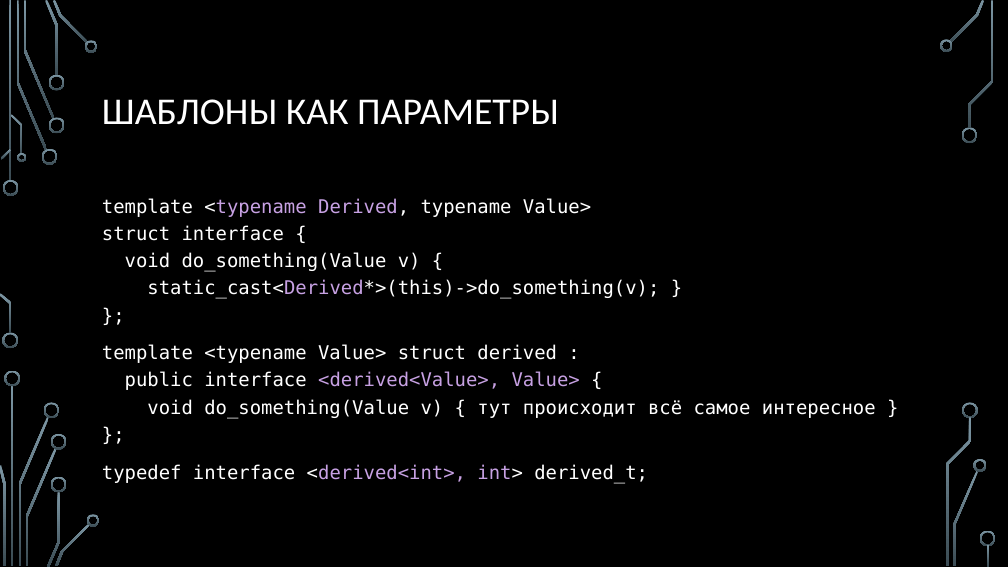
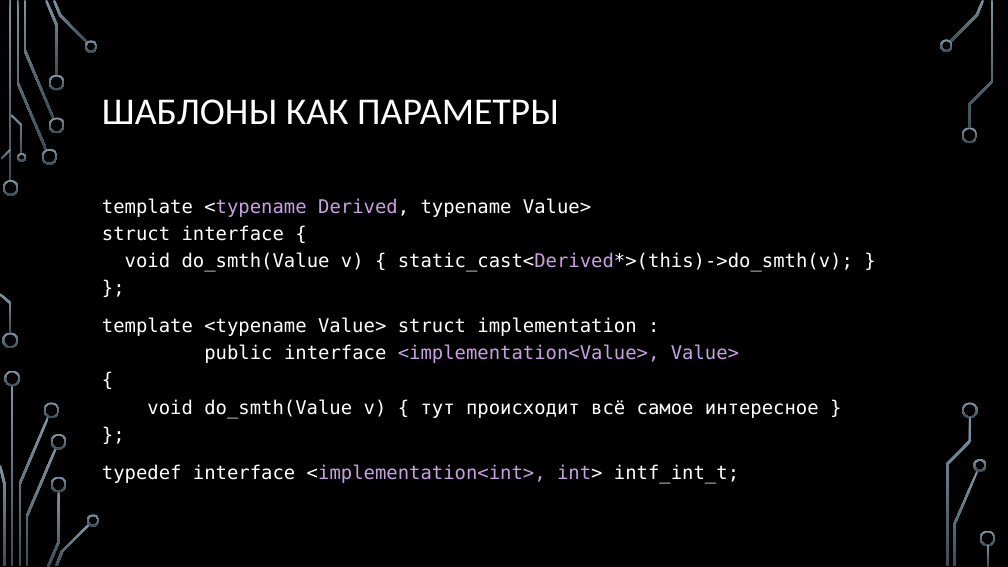
Before and after one commit to MIPT-ILab/cpp-lects-rus, a slide deck: slide 12 of slides/lec2-8-sfinae.pptx (slide 16 before the commit). Drawn at 1008x567 pixels with LibreOffice and Linux fonts; fonts in the diff are those of the drawing; background and template pictures are left out. Boxes give left, top, right and bottom in pixels: in the first picture for what was removed or moved away, otherwise in the second. Text is boxed around its words. In the diff, an @@ line names an element or a change of style, - is before the commit and + after.

```diff
--- a/slides/lec2-8-sfinae.pptx
+++ b/slides/lec2-8-sfinae.pptx
@@ text at <box>102,198,853,484</box>: text changed @@
-template <typename Derived, typename Value>
-struct interface {
-void do_something(Value v) {
-static_cast<Derived*>(this)->do_something(v); }
-};
-template <typename Value> struct derived :
-public interface <derived<Value>, Value> {
-void do_something(Value v) { тут происходит всё самое интересное }
-};
-typedef interface <derived<int>, int> derived_t;
+template <typename Derived, typename Value>
+struct interface {
+void do_smth(Value v) { static_cast<Derived*>(this)->do_smth(v); }
+};
+template <typename Value> struct implementation :
+public interface <implementation<Value>, Value>
+{
+void do_smth(Value v) { тут происходит всё самое интересное }
+};
+typedef interface <implementation<int>, int> intf_int_t;
```
Also in this commit, not shown: 21 other slides changed, 7 slides added, 12 other files.
